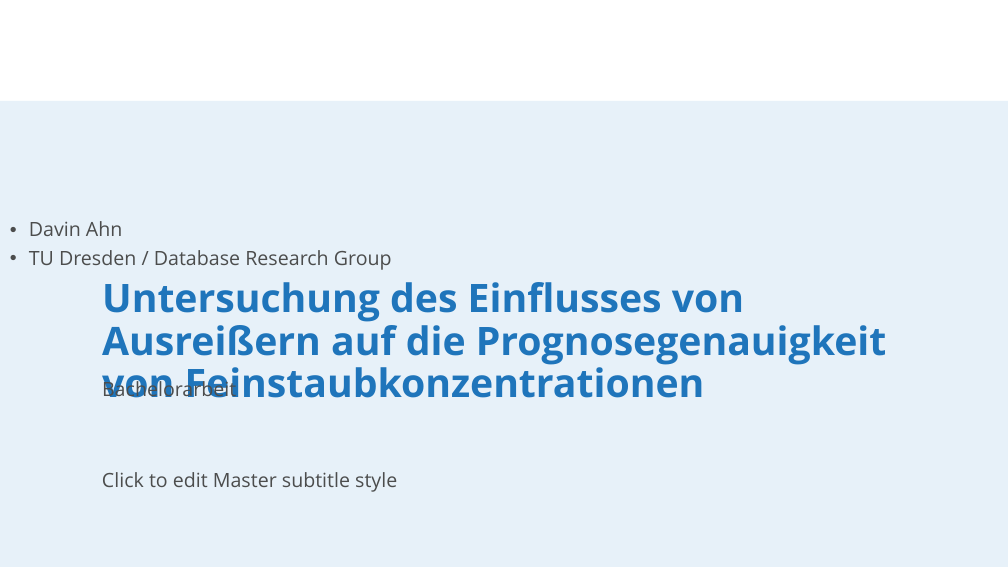
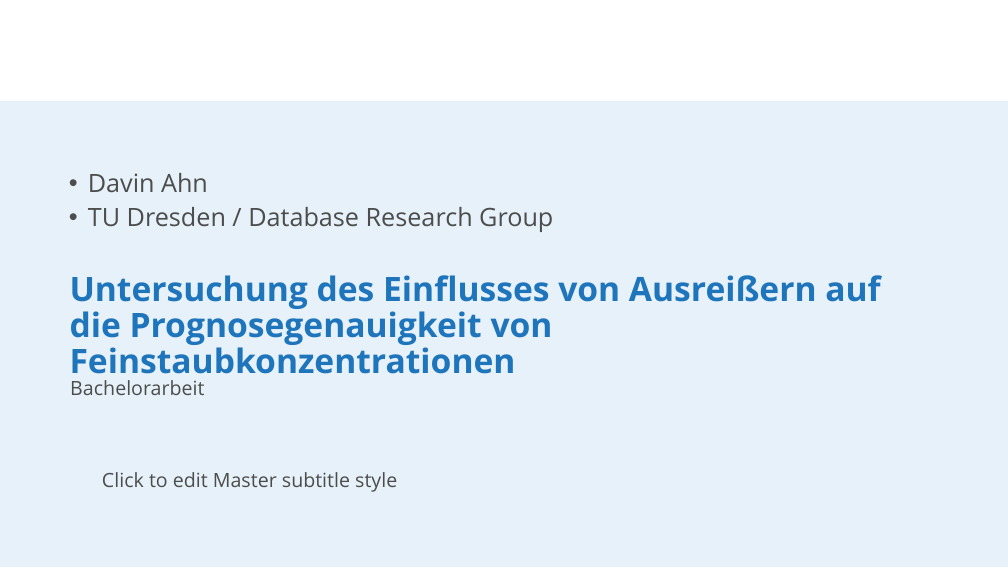
Before and after one commit to ahndavin/Abschlussarbeit_Bachelor, a slide deck: slide 1 of Kolloquium/Kolloquium.pptx. Drawn at 1008x567 pixels with LibreOffice and Linux fonts; fonts in the diff are those of the drawing; background and template pictures are left out. Boxes give left, top, right and bottom in pixels: in the first picture for what was removed or moved away, otherwise in the second. Text is boxed around its words. In the diff, an @@ line names an element or a change of style, - is before the commit and + after.

```diff
--- a/Kolloquium/Kolloquium.pptx
+++ b/Kolloquium/Kolloquium.pptx
@@ text "Davin Ahn": place and size @@
-text "Davin Ahn" at [29, 221, 123, 236]
+text "Davin Ahn" at [88, 173, 208, 192]
@@ text "Davin Ahn" at [88, 173, 208, 192]: size 14 to 18 pt @@
@@ text "TU Dresden / Database Research ..." at [88, 207, 553, 232]: size 14 to 18 pt @@
@@ text "TU Dresden / Database Research ...": place and size @@
-text "TU Dresden / Database Research ..." at [29, 250, 392, 270]
+text "TU Dresden / Database Research ..." at [88, 207, 553, 232]
@@ title "Untersuchung des Einflusses von Ausreißern ...": place and size @@
-title "Untersuchung des Einflusses von Ausreißern ..." at [102, 282, 887, 398]
+title "Untersuchung des Einflusses von Ausreißern ..." at [70, 275, 880, 383]
@@ title "Untersuchung des Einflusses von Ausreißern ..." at [70, 275, 880, 383]: size 28 to 24 pt @@
@@ subtitle "Bachelorarbeit" rewrapped from [102, 378, 236, 397] to [70, 380, 204, 395] @@
```
Also in this commit, not shown: 2 other slides changed, 2 slides added, 1 slide removed, 2 other files.
